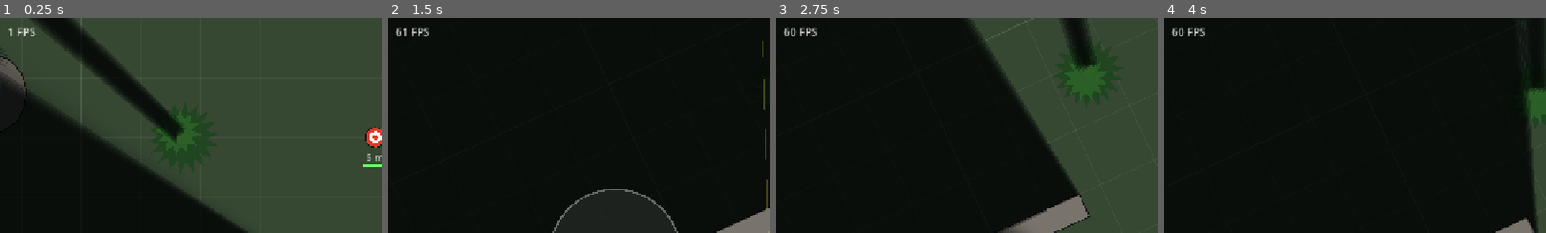
Above: before the commit, frames 1-4 (left to right).
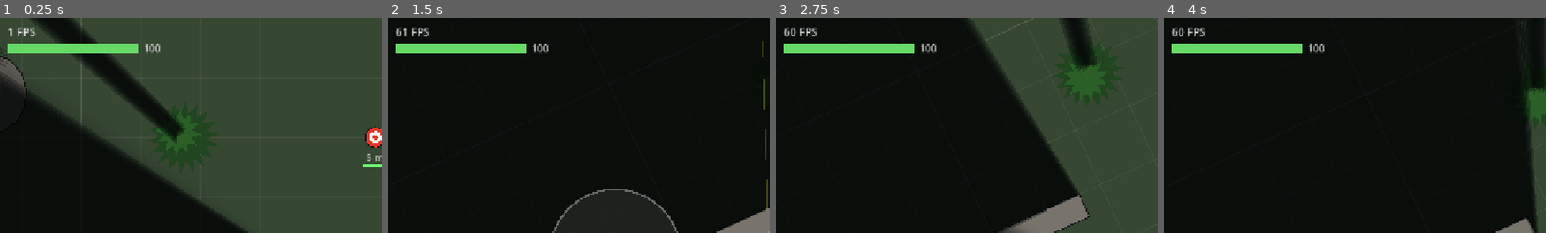
Above: after the commit, the same moments.

Repository: jklrjklr/zhukov
Game: Godot game, scene res://scenes/main.tscn
Same seed, same stepped clock (60 frames per second), same inputs: the game is played once before the commit and once after it.
Inputs (mouse positions are % of the whole screen's width and height, from its top left):
- Up to frame 1 (0.25 s): no input
- Up to frame 2 (1.5 s): tap Enter at 0.5 s; move the mouse to (72, 45) at 0.52 s; hold D 0.53-1.25 s; hold E 0.53-1.25 s; click (72, 45) at 0.67 s; tap Space at 0.77 s; drag from (30, 55) to (45, 70) at 1.27 s
- Up to frame 3 (2.75 s): move the mouse to (60, 28) at 2.02 s; hold D from 2.03 s (still down); tap R at 2.1 s
- Up to frame 4 (4 s): release D at 2.75 s; drag from (45, 70) to (20, 35) at 2.77 s; move the mouse to (80, 65) at 3.52 s; hold A from 3.53 s (still down); tap F at 3.6 s; tap Space at 3.77 s
The pictures show only the part of the screen within x 0-50%, y 0-50%; the shares and areas given below are measured in that part.

The runs differ from the first frame. In frame 1, 1.6% of the frame differs, in the area x 2-42%, y 12-17%; in frame 2, 1.6%; in frame 3, 1.6%; in frame 4, 1.6%.

Commit message:
Add zombies and player health
- Zombie: wanders slowly; 70 deg / 20 m sight cone with line of sight (or
  touching range); runs at the player, then searches the last known spot;
  investigates gunshots within the weapon's noise radius
- Context steering (16 rays) around rocks, props, trees and other zombies
- Attack: wind-up then arm swipe, hits if the player is still in reach/arc
- 120 HP, head crits (shared Combat.is_crit), stagger + knockback when shot,
  corpses linger 40 s; concealed outside the player's sight like dummies
- World keeps 24 zombies, respawning out of sight 25 m+ from the player
- Player: 100 HP, hurt vignette, knockback, death screen with tap to restart

Co-Authored-By: Claude Opus 5.5 <noreply@anthropic.com>
Claude-Session: https://claude.ai/code/session_01CuvFDQ8S82ziWJ7Azt1Yc4

Diff:
--- /dev/null
+++ b/scripts/combat.gd
@@ -0,0 +1,12 @@
+class_name Combat
+## Shared hit rules for anything that can be shot.
+
+
+## Critical hit: an aimed bullet whose landing point is on the head (within head_radius
+## sideways and not more than crit_depth px past the head centre).
+static func is_crit(hit: Dictionary, head: Vector2, head_radius: float, crit_depth: float) -> bool:
+	if hit.get("aim_point") == null:
+		return false
+	var rel: Vector2 = hit.aim_point - head
+	var dir: Vector2 = hit.dir
+	return absf(rel.cross(dir)) <= head_radius and rel.dot(dir) <= crit_depth
--- a/scripts/player.gd
+++ b/scripts/player.gd
@@ -15,8 +15,14 @@
 @export var acceleration := 1600.0
 @export var deceleration := 2000.0
 
+@export var max_hp := 100.0
+
 ## Where the camera looks (radians). Body rotation chases it.
 var look_angle := 0.0
+var hp := 100.0
+var dead := false
+## 0..1 flash after taking damage (HUD vignette).
+var hurt := 0.0
 
 ## Movement input in screen/local space, set by TouchControls.
 ## Length 0..1, (0, -1) = forward.
@@ -46,14 +52,31 @@
 
 
 func _ready() -> void:
+	add_to_group("player")
+	hp = max_hp
 	_head.draw.connect(_draw_head)
 	look_angle = rotation
 
 
+func take_damage(amount: float, from: Vector2) -> void:
+	if dead:
+		return
+	hp = maxf(hp - amount, 0.0)
+	hurt = 1.0
+	velocity += (global_position - from).normalized() * 160.0
+	kick(randf_range(-0.06, 0.06))
+	if hp <= 0.0:
+		dead = true
+		move_input = Vector2.ZERO
+		weapon.trigger = false
+		weapon.ads = false
+
+
 func _physics_process(delta: float) -> void:
-	var input := move_input
+	hurt = maxf(hurt - delta * 1.5, 0.0)
+	var input := Vector2.ZERO if dead else move_input
 	var kb := _keyboard_move()
-	if kb != Vector2.ZERO:
+	if kb != Vector2.ZERO and not dead:
 		input = kb
 	input = input.limit_length(1.0)
 
--- a/scripts/target_dummy.gd
+++ b/scripts/target_dummy.gd
@@ -50,11 +50,7 @@
 
 
 func _is_crit(hit: Dictionary) -> bool:
-	if hit.get("aim_point") == null:
-		return false
-	var rel: Vector2 = hit.aim_point - global_position
-	var dir: Vector2 = hit.dir
-	return absf(rel.cross(dir)) <= HEAD_RADIUS and rel.dot(dir) <= CRIT_DEPTH
+	return Combat.is_crit(hit, global_position, HEAD_RADIUS, CRIT_DEPTH)
 
 
 func _process(delta: float) -> void:
--- a/scripts/touch_controls.gd
+++ b/scripts/touch_controls.gd
@@ -70,6 +70,9 @@
 
 func _on_touch(e: InputEventScreenTouch) -> void:
 	var vp := get_viewport_rect().size
+	if e.pressed and _player.dead:
+		get_tree().reload_current_scene()
+		return
 	if e.pressed:
 		if _fullscreen_rect().has_point(e.position):
 			_toggle_fullscreen()
@@ -189,6 +192,15 @@
 
 	_draw_aim_overlay()
 
+	# Hurt vignette
+	if _player.hurt > 0.0:
+		var a: float = _player.hurt * 0.35
+		var edge := 60.0
+		draw_rect(Rect2(0, 0, vp.x, edge), Color(0.8, 0, 0, a))
+		draw_rect(Rect2(0, vp.y - edge, vp.x, edge), Color(0.8, 0, 0, a))
+		draw_rect(Rect2(0, 0, edge, vp.y), Color(0.8, 0, 0, a))
+		draw_rect(Rect2(vp.x - edge, 0, edge, vp.y), Color(0.8, 0, 0, a))
+
 	# Joystick
 	if _joy_index != -1:
 		draw_circle(_joy_origin, joystick_radius, Color(1, 1, 1, 0.08))
@@ -247,6 +259,17 @@
 		draw_line(c, c + Vector2(0, l * sy), white, 3.0)
 
 	draw_string(font, Vector2(16, 30), "%d FPS" % Engine.get_frames_per_second(), HORIZONTAL_ALIGNMENT_LEFT, -1, 18, white)
+
+	# Health
+	var hp_frac: float = _player.hp / _player.max_hp
+	draw_rect(Rect2(16, 44, 220, 14), Color(0, 0, 0, 0.5))
+	draw_rect(Rect2(16, 44, 220 * hp_frac, 14), Color(0.85, 0.2, 0.15).lerp(Color(0.4, 0.85, 0.4), hp_frac))
+	draw_string(font, Vector2(244, 57), "%d" % roundi(_player.hp), HORIZONTAL_ALIGNMENT_LEFT, -1, 16, white)
+
+	if _player.dead:
+		draw_rect(Rect2(Vector2.ZERO, vp), Color(0, 0, 0, 0.55))
+		draw_string(font, Vector2(0, vp.y * 0.45), "YOU DIED", HORIZONTAL_ALIGNMENT_CENTER, vp.x, 56, Color(0.9, 0.2, 0.15))
+		draw_string(font, Vector2(0, vp.y * 0.45 + 50), "tap to restart", HORIZONTAL_ALIGNMENT_CENTER, vp.x, 22, white)
 
 
 ## Hip: spread cone lines from the muzzle. ADS: aim circle + reticle where bullets land.
--- a/scripts/weapons/firearm.gd
+++ b/scripts/weapons/firearm.gd
@@ -332,7 +332,7 @@
 
 
 func _try_fire() -> bool:
-	if state != State.READY or jammed or blocked > 0.0 or not _has_round():
+	if state != State.READY or jammed or blocked > 0.0 or not _has_round() or _player.dead:
 		return false
 	if stats.closed_bolt:
 		chambered = mag > 0
@@ -359,6 +359,7 @@
 			var dir := Vector2.UP.rotated(global_rotation + deg_to_rad(off))
 			_projectiles.spawn_bullet(muzzle, dir * speed, stats, _player)
 	_projectiles.spawn_casing(to_global(Vector2(3, -12)), global_rotation)
+	get_tree().call_group("zombies", "hear", global_position, stats.noise_radius * PX_PER_M)
 
 	# Vertical: eased stacking, each shot adds less the closer the stack is to 1.
 	recoil_stack = minf(1.0, recoil_stack + stats.vertical_recoil * pow(1.0 - recoil_stack, 1.5))
--- a/scripts/world.gd
+++ b/scripts/world.gd
@@ -12,10 +12,16 @@
 const CRATES := [Vector2(-220, -60), Vector2(-265, -60), Vector2(-220, -105), Vector2(-320, 120)]
 const TREES := [Vector2(-330, -300), Vector2(380, 260)]
 const RANDOM_TREES := 30
+## Zombies kept alive on the map; respawned out of sight, away from the player.
+const ZOMBIE_COUNT := 24
+const ZOMBIE_MIN_SPAWN_M := 25.0
 
 var _dummy_script := preload("res://scripts/target_dummy.gd")
 
 var _rocks: Array[Dictionary] = []
+## First zombies spawn after a couple of physics ticks, once rocks are in the
+## physics space (so spawn spots can be checked).
+var _spawn_timer := 0.1
 
 
 func _ready() -> void:
@@ -91,6 +97,39 @@
 	queue_redraw()
 
 
+func _physics_process(delta: float) -> void:
+	_spawn_timer -= delta
+	if _spawn_timer > 0.0:
+		return
+	var first := _spawn_timer > -1.0 and get_tree().get_nodes_in_group("zombies").is_empty()
+	_spawn_timer = 4.0
+	var player := get_tree().get_first_node_in_group("player") as Node2D
+	var away := player.global_position if player else Vector2.ZERO
+	var missing := ZOMBIE_COUNT - get_tree().get_nodes_in_group("zombies").size()
+	for i in (missing if first else mini(missing, 1)):
+		_spawn_zombie(away)
+
+
+## Random free spot at least ZOMBIE_MIN_SPAWN_M from `away_from`.
+func _spawn_zombie(away_from: Vector2) -> void:
+	var space := get_world_2d().direct_space_state
+	for attempt in 30:
+		var p := Vector2(randf_range(-HALF_SIZE + 150, HALF_SIZE - 150), randf_range(-HALF_SIZE + 150, HALF_SIZE - 150))
+		if p.distance_to(away_from) < ZOMBIE_MIN_SPAWN_M * Firearm.PX_PER_M:
+			continue
+		var q := PhysicsShapeQueryParameters2D.new()
+		var c := CircleShape2D.new()
+		c.radius = 24.0
+		q.shape = c
+		q.transform = Transform2D(0.0, p)
+		if not space.intersect_shape(q, 1).is_empty():
+			continue
+		var z := Zombie.new()
+		z.position = p
+		add_child(z)
+		return
+
+
 func _add_static_body(pos: Vector2, shape: Shape2D) -> StaticBody2D:
 	var body := StaticBody2D.new()
 	body.position = pos
--- /dev/null
+++ b/scripts/zombie.gd
@@ -0,0 +1,340 @@
+class_name Zombie
+extends CharacterBody2D
+## Basic enemy.
+## - Wanders slowly. Sees the player inside a 70 deg / 20 m cone with line of sight.
+## - Runs at the player when seen; goes to the last known spot when sight is lost.
+## - Gunshots within the weapon's noise radius make it investigate.
+## - Steers around anything in the way (rocks, props, other zombies) with context
+##   steering: rays in RAYS directions score "towards goal" minus "blocked".
+## - In reach: winds up and swings an arm; damage lands if the player is still there.
+
+enum State { WANDER, CHASE, SEARCH, ATTACK, DEAD }
+
+const PX := Firearm.PX_PER_M
+const RADIUS := 15.0
+const HEAD_RADIUS := 7.0
+const CRIT_DEPTH := 30.0
+const CRIT_MULT := 2.0
+const RAYS := 16
+## px of look-ahead for steering rays (beyond the body).
+const FEELER := 60.0
+const SKIN := Color(0.5, 0.62, 0.4)
+const CLOTH := Color(0.36, 0.31, 0.4)
+const OUTLINE := Color(0.08, 0.08, 0.08)
+
+@export var max_hp := 120.0
+## m/s
+@export var wander_speed := 0.7
+@export var run_speed := 3.3
+@export var fov_deg := 70.0
+@export var sight_m := 20.0
+## m from body edge to body edge.
+@export var reach_m := 0.7
+@export var attack_damage := 18.0
+## s from starting the swing to the hit.
+@export var windup := 0.45
+@export var attack_cooldown := 0.9
+@export var turn_speed_deg := 240.0
+
+var hp := 120.0
+var state := State.WANDER
+
+var _goal := Vector2.ZERO
+var _wander_time := 0.0
+var _attack_t := 0.0
+var _struck := false
+var _cooldown := 0.0
+var _stagger := 0.0
+var _steer := Vector2.UP
+var _tick := 0
+var _walk_phase := 0.0
+var _dead_t := 0.0
+var _flash := 0.0
+var _numbers: Array[Dictionary] = []
+var _player: CharacterBody2D
+var _col: CollisionShape2D
+
+
+func _ready() -> void:
+	hp = max_hp
+	add_to_group("zombies")
+	add_to_group("concealable")
+	motion_mode = CharacterBody2D.MOTION_MODE_FLOATING
+	_col = CollisionShape2D.new()
+	var shape := CircleShape2D.new()
+	shape.radius = RADIUS
+	_col.shape = shape
+	add_child(_col)
+	_tick = randi() % 6
+	_walk_phase = randf() * TAU
+	rotation = randf() * TAU
+	_player = get_tree().get_first_node_in_group("player")
+	_new_wander()
+
+
+func is_dead() -> bool:
+	return state == State.DEAD
+
+
+## Gunshot (or other noise) at pos, audible within radius px.
+func hear(pos: Vector2, radius: float) -> void:
+	if state == State.DEAD or state == State.CHASE or state == State.ATTACK:
+		return
+	if global_position.distance_to(pos) <= radius:
+		state = State.SEARCH
+		_goal = pos + Vector2(randf_range(-3, 3), randf_range(-3, 3)) * PX
+
+
+func take_hit(hit: Dictionary) -> void:
+	if state == State.DEAD:
+		return
+	var crit := Combat.is_crit(hit, global_position, HEAD_RADIUS, CRIT_DEPTH)
+	var dmg: float = hit.damage * FirearmStats.armor_factor(hit.armor_penetration, 0) * (CRIT_MULT if crit else 1.0)
+	hp -= dmg
+	_flash = 0.1
+	_stagger = 0.3 if crit else 0.18
+	velocity += (hit.dir as Vector2) * (90.0 if crit else 45.0)
+	_numbers.append({"text": ("CRIT %d" if crit else "%d") % roundi(dmg), "t": 0.0, "crit": crit, "x": randf_range(-10, 10)})
+	if hp <= 0.0:
+		_die(hit.dir)
+		return
+	# Shot: turn on the shooter.
+	if state != State.ATTACK and _player:
+		state = State.CHASE
+		_goal = _player.global_position
+
+
+func _physics_process(delta: float) -> void:
+	_flash = maxf(_flash - delta, 0.0)
+	for n in _numbers:
+		n.t += delta
+	_numbers = _numbers.filter(func(n): return n.t < 0.9)
+	if state == State.DEAD:
+		_dead_t += delta
+		if _dead_t > 40.0:
+			queue_free()
+		queue_redraw()
+		return
+
+	_cooldown = maxf(_cooldown - delta, 0.0)
+	_stagger = maxf(_stagger - delta, 0.0)
+	_tick += 1
+	if _tick % 5 == 0:
+		_perceive()
+
+	var speed := 0.0
+	var face := _steer
+	match state:
+		State.WANDER:
+			_wander_time -= delta
+			if _wander_time <= 0.0 or global_position.distance_to(_goal) < 20.0:
+				_new_wander()
+			speed = wander_speed
+		State.CHASE:
+			speed = run_speed
+			if _player and _can_reach_player():
+				_start_attack()
+		State.SEARCH:
+			speed = run_speed * 0.8
+			if global_position.distance_to(_goal) < 30.0:
+				_new_wander()
+		State.ATTACK:
+			speed = 0.6
+			_update_attack(delta)
+			if _player:
+				face = (_player.global_position - global_position).normalized()
+
+	if state != State.ATTACK and _tick % 3 == 0:
+		var desired := (_goal - global_position).normalized()
+		_steer = _steer.lerp(_steer_dir(desired), 0.5).normalized()
+		face = _steer
+
+	# Turn toward the facing direction at a limited rate; move along facing.
+	var want := face.angle() + PI / 2.0
+	var max_step := deg_to_rad(turn_speed_deg) * delta
+	rotation += clampf(wrapf(want - rotation, -PI, PI), -max_step, max_step)
+	var forward := Vector2.UP.rotated(rotation)
+	var along := clampf(forward.dot(_steer), 0.2, 1.0) if state != State.ATTACK else 1.0
+	if _stagger > 0.0:
+		speed *= 0.25
+	if state == State.WANDER and _wander_time > 0.0 and fmod(_wander_time, 4.0) < 1.2:
+		speed = 0.0 # shuffle-pause
+	var target := forward * speed * PX * along
+	velocity = velocity.move_toward(target, 900.0 * delta)
+	move_and_slide()
+	_walk_phase = fmod(_walk_phase + clampf(velocity.length() / (run_speed * PX), 0.0, 1.0) * 1.8 * TAU * delta, TAU)
+	queue_redraw()
+
+
+func _perceive() -> void:
+	if not _player or _player.get("dead"):
+		if state == State.CHASE or state == State.ATTACK:
+			_new_wander()
+		return
+	var to := _player.global_position - global_position
+	var dist := to.length()
+	var forward := Vector2.UP.rotated(rotation)
+	var in_cone := dist <= sight_m * PX and absf(forward.angle_to(to)) <= deg_to_rad(fov_deg / 2.0)
+	var touching := dist <= 1.5 * PX
+	var seen := (in_cone or touching) and _line_of_sight(_player)
+	if seen:
+		if state != State.ATTACK:
+			state = State.CHASE
+		_goal = _player.global_position
+	elif state == State.CHASE:
+		state = State.SEARCH # head to last known position
+
+
+func _line_of_sight(target: CollisionObject2D) -> bool:
+	var q := PhysicsRayQueryParameters2D.create(global_position, target.global_position)
+	q.exclude = [get_rid()]
+	var hit := get_world_2d().direct_space_state.intersect_ray(q)
+	return not hit.is_empty() and hit.collider == target
+
+
+## Context steering: best of RAYS directions = toward desired, away from blocked.
+func _steer_dir(desired: Vector2) -> Vector2:
+	var space := get_world_2d().direct_space_state
+	var exclude := [get_rid()]
+	if state == State.CHASE and _player:
+		exclude.append(_player.get_rid())
+	var best := desired
+	var best_score := -INF
+	for i in RAYS:
+		var d := Vector2.from_angle(TAU * i / RAYS)
+		var q := PhysicsRayQueryParameters2D.create(global_position, global_position + d * (RADIUS + FEELER))
+		q.exclude = exclude
+		var hit := space.intersect_ray(q)
+		var danger := 0.0
+		if not hit.is_empty():
+			var free_px := global_position.distance_to(hit.position) - RADIUS
+			danger = 1.0 - clampf(free_px / FEELER, 0.0, 1.0)
+		# Slight preference to keep the current heading (less jitter).
+		var score := d.dot(desired) + 0.25 * d.dot(_steer) - danger * 2.0
+		if score > best_score:
+			best_score = score
+			best = d
+	return best
+
+
+func _new_wander() -> void:
+	state = State.WANDER
+	_wander_time = randf_range(4.0, 9.0)
+	_goal = global_position + Vector2.from_angle(randf() * TAU) * randf_range(3.0, 10.0) * PX
+
+
+func _edge_distance_to_player() -> float:
+	return global_position.distance_to(_player.global_position) - RADIUS - 16.0
+
+
+func _can_reach_player() -> bool:
+	return _cooldown <= 0.0 and _edge_distance_to_player() <= reach_m * PX
+
+
+func _start_attack() -> void:
+	state = State.ATTACK
+	_attack_t = 0.0
+	_struck = false
+
+
+func _update_attack(delta: float) -> void:
+	_attack_t += delta
+	if not _struck and _attack_t >= windup:
+		_struck = true
+		var to := _player.global_position - global_position
+		var forward := Vector2.UP.rotated(rotation)
+		var in_arc := absf(forward.angle_to(to)) <= deg_to_rad(70.0)
+		if in_arc and _edge_distance_to_player() <= (reach_m + 0.25) * PX:
+			_player.take_damage(attack_damage, global_position)
+	if _attack_t >= windup + 0.3:
+		_cooldown = attack_cooldown
+		state = State.CHASE
+
+
+func _die(dir: Vector2) -> void:
+	state = State.DEAD
+	remove_from_group("zombies")
+	_col.set_deferred("disabled", true)
+	z_index = -1
+	velocity = Vector2.ZERO
+	rotation = (dir as Vector2).angle() + PI / 2.0 + randf_range(-0.4, 0.4)
+
+
+func _draw() -> void:
+	if state == State.DEAD:
+		_draw_corpse()
+		return
+	var moving := clampf(velocity.length() / (run_speed * PX), 0.0, 1.0)
+	var swing := sin(_walk_phase) * moving
+
+	# Feet
+	_ellipse(Vector2(-8, -4 - swing * 8), Vector2(4.5, 6.0), OUTLINE, Color(0.25, 0.22, 0.2))
+	_ellipse(Vector2(8, -4 + swing * 8), Vector2(4.5, 6.0), OUTLINE, Color(0.25, 0.22, 0.2))
+	# Torso (hunched, ragged)
+	draw_set_transform(Vector2.ZERO, -swing * 0.15)
+	_ellipse(Vector2(0, 2), Vector2(15, 9.5), OUTLINE, CLOTH)
+	draw_set_transform(Vector2.ZERO)
+
+	# Hands: reach forward when chasing; attack = right hand winds back then swipes across.
+	var reach := 1.0 if state == State.CHASE or state == State.ATTACK else 0.35
+	var left := Vector2(-8, -10 - 10 * reach)
+	var right := Vector2(8, -10 - 10 * reach)
+	if state == State.ATTACK:
+		if _attack_t < windup:
+			var k := _attack_t / windup
+			right = right.lerp(Vector2(17, 4), k)
+		else:
+			var k := clampf((_attack_t - windup) / 0.15, 0.0, 1.0)
+			right = Vector2(17, 4).lerp(Vector2(-6, -26), k)
+	left.y += swing * 3.0
+	_circle(left, 4.0, SKIN)
+	_circle(right, 4.0, SKIN)
+
+	# Head with eyes
+	var head := SKIN.lerp(Color.WHITE, 0.6) if _flash > 0.0 else SKIN
+	_circle(Vector2.ZERO, 7.0, head)
+	draw_circle(Vector2(-2.5, -4), 1.3, Color(0.85, 0.15, 0.1))
+	draw_circle(Vector2(2.5, -4), 1.3, Color(0.85, 0.15, 0.1))
+
+	_draw_numbers()
+
+
+func _draw_corpse() -> void:
+	var fade := clampf(40.0 - _dead_t, 0.0, 1.0)
+	draw_circle(Vector2(0, 6), 20.0, Color(0.35, 0.05, 0.05, 0.5 * fade))
+	_ellipse(Vector2(0, 8), Vector2(9, 16), OUTLINE, CLOTH.darkened(0.3))
+	_circle(Vector2(0, -12), 7.0, SKIN.darkened(0.3))
+	_circle(Vector2(-12, 2), 4.0, SKIN.darkened(0.3))
+	_circle(Vector2(11, 12), 4.0, SKIN.darkened(0.3))
+	_draw_numbers()
+
+
+func _draw_numbers() -> void:
+	if _numbers.is_empty():
+		return
+	var font := ThemeDB.fallback_font
+	var up := -get_viewport().get_canvas_transform().get_rotation() - global_rotation
+	draw_set_transform(Vector2.ZERO, up)
+	for n in _numbers:
+		var a: float = 1.0 - n.t / 0.9
+		var col := Color(1, 0.35, 0.2, a) if n.crit else Color(1, 0.95, 0.5, a)
+		draw_string(font, Vector2(n.x - 50, -24 - n.t * 40.0), n.text, HORIZONTAL_ALIGNMENT_CENTER, 100, 22 if n.crit else 18, col)
+	draw_set_transform(Vector2.ZERO)
+
+
+func _circle(c: Vector2, r: float, col: Color) -> void:
+	draw_circle(c, r + 1.5, OUTLINE)
+	draw_circle(c, r, col)
+
+
+func _ellipse(c: Vector2, radii: Vector2, outline: Color, fill: Color) -> void:
+	draw_colored_polygon(_ellipse_points(c, radii + Vector2(1.5, 1.5)), outline)
+	draw_colored_polygon(_ellipse_points(c, radii), fill)
+
+
+func _ellipse_points(c: Vector2, radii: Vector2) -> PackedVector2Array:
+	var pts := PackedVector2Array()
+	for i in 16:
+		var a := TAU * i / 16.0
+		pts.append(c + Vector2(cos(a) * radii.x, sin(a) * radii.y))
+	return pts
